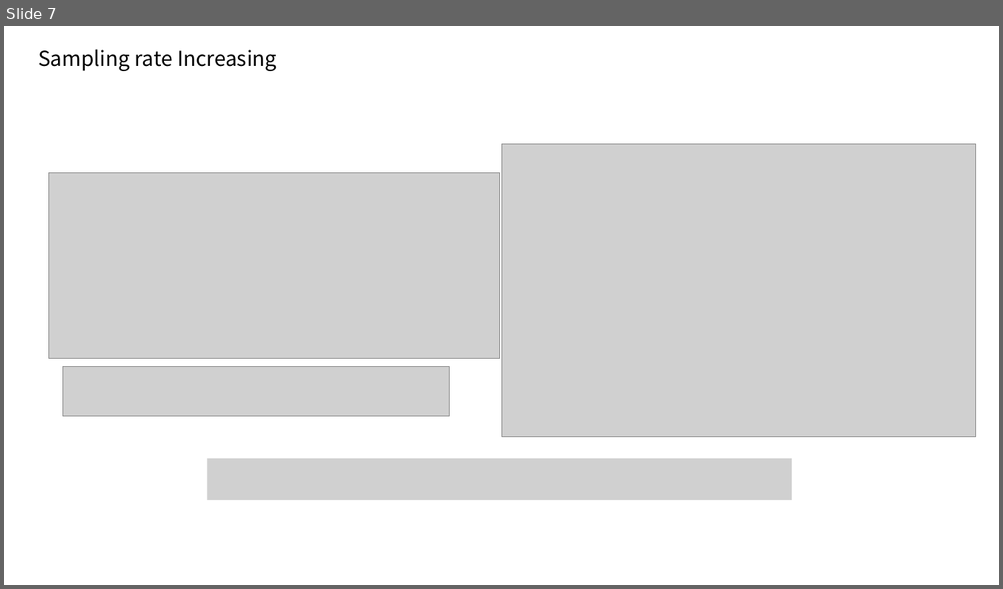
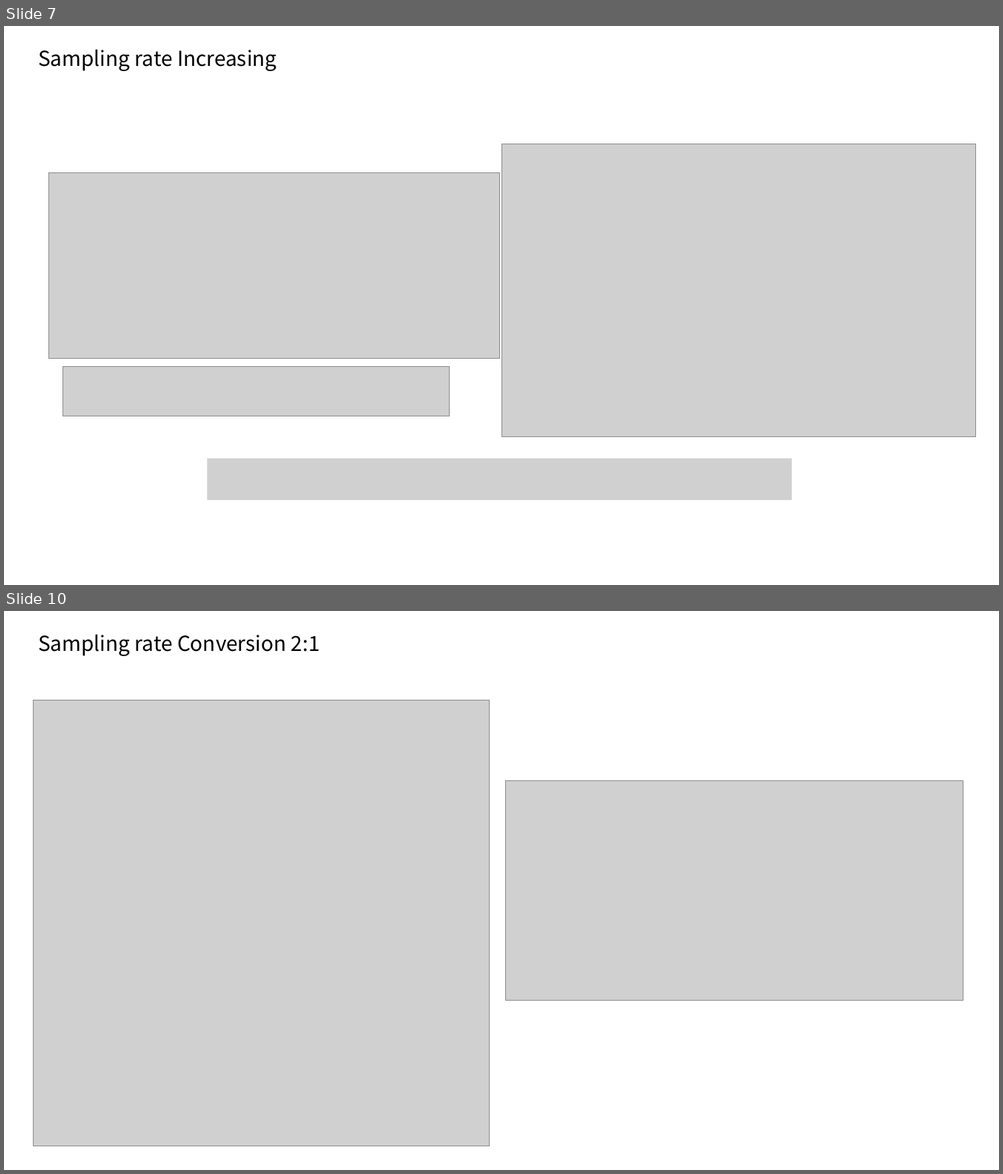
Before and after one commit to EUNWOO4882/DSP_work, a slide deck: Multirate_Signal_Processing.pptx. Shown one above the other, each under a label of ours: slide 7 before the commit, slides 7 and 10 after it; the slides between them are not shown. The pictures are 1003x589 and 1003x1174 pixels, drawn with LibreOffice and Linux fonts; fonts in the diff are those of the drawing; grey boxes stand for pictures. Boxes give left, top, right and bottom in pixels: in the first picture for what was removed or moved away, otherwise in the second. Text is boxed around its words. In the diff, an @@ line names an element or a change of style, - is before the commit and + after.

```diff
--- a/Multirate_Signal_Processing.pptx
+++ b/Multirate_Signal_Processing.pptx
@@ slide 10 added at [4, 611, 999, 1170], background #FFFFFF @@
@@ text added at [38, 634, 320, 656], 30 pt, text #000000 @@
+Sampling rate Conversion 2:1
@@ picture added at [34, 700, 489, 1146] @@
@@ picture added at [505, 781, 962, 1001] @@
```
Also in this commit, not shown: 1 slide changed, 5 other slides added.
